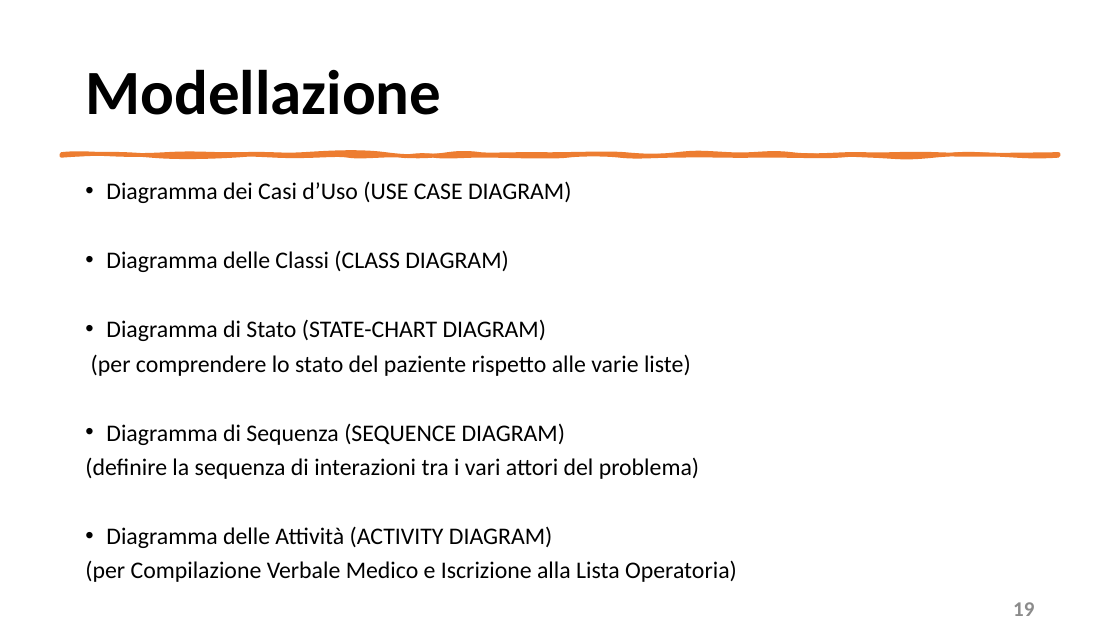
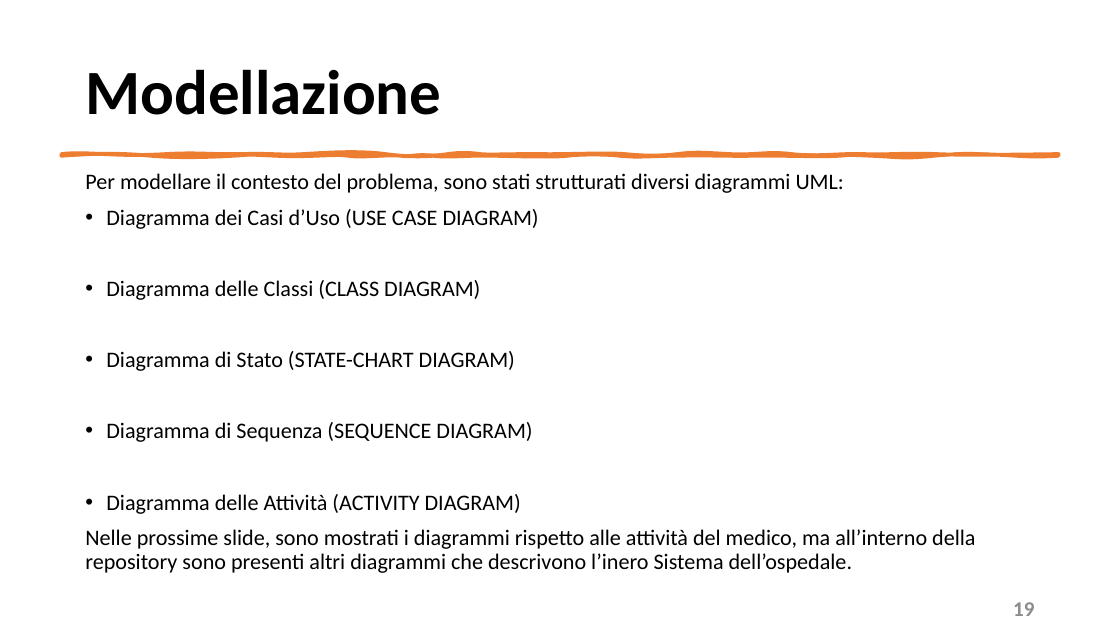
Before and after one commit to mangilimatteo/Progetto_Ingegneria_Software_Cattaneo_Mangili_Saini, a slide deck: slide 19 of Presentazione/Presentazione_Progetto.pptx. Drawn at 1120x630 pixels with LibreOffice and Linux fonts; fonts in the diff are those of the drawing. Boxes give left, top, right and bottom in pixels: in the first picture for what was removed or moved away, otherwise in the second. Text is boxed around its words. In the diff, an @@ line names an element or a change of style, - is before the commit and + after.

```diff
--- a/Presentazione/Presentazione_Progetto.pptx
+++ b/Presentazione/Presentazione_Progetto.pptx
@@ text "Per modellare il contesto del ...": place and size @@
-text "Per modellare il contesto del ..." at (85,181,737,582)
+text "Per modellare il contesto del ..." at (85,173,975,573)
@@ text at (85,173,844,193): paragraph added @@
+Per modellare il contesto del problema, sono stati strutturati diversi diagrammi UML:
@@ text at (106,209,539,514): size 20.4 to 19 pt in "Diagramma dei Casi d’Uso (USE CASE DIAGRAM)", "Diagramma delle Classi (CLASS DIAGRAM)", "Diagramma di Stato (STATE-CHART DIAGRAM)", "Diagramma di Sequenza (SEQUENCE DIAGRAM)" and 1 more places; line spacing 0.8 to 0.9 @@
@@ text at (91,354,691,376): paragraph removed @@
-(per comprendere lo stato del paziente rispetto alle varie liste)
@@ text at (85,457,699,479): paragraph removed @@
-(definire la sequenza di interazioni tra i vari attori del problema)
@@ text at (85,529,975,573): text changed; size 20.4 to 19 pt @@
-(per Compilazione Verbale Medico e Iscrizione alla Lista Operatoria)
+Nelle prossime slide, sono mostrati i diagrammi rispetto alle attività del medico, ma all’interno della repository sono presenti altri diagrammi che descrivono l’inero Sistema dell’ospedale.
```
Also in this commit, not shown: 2 other slides changed, 2 other files.
